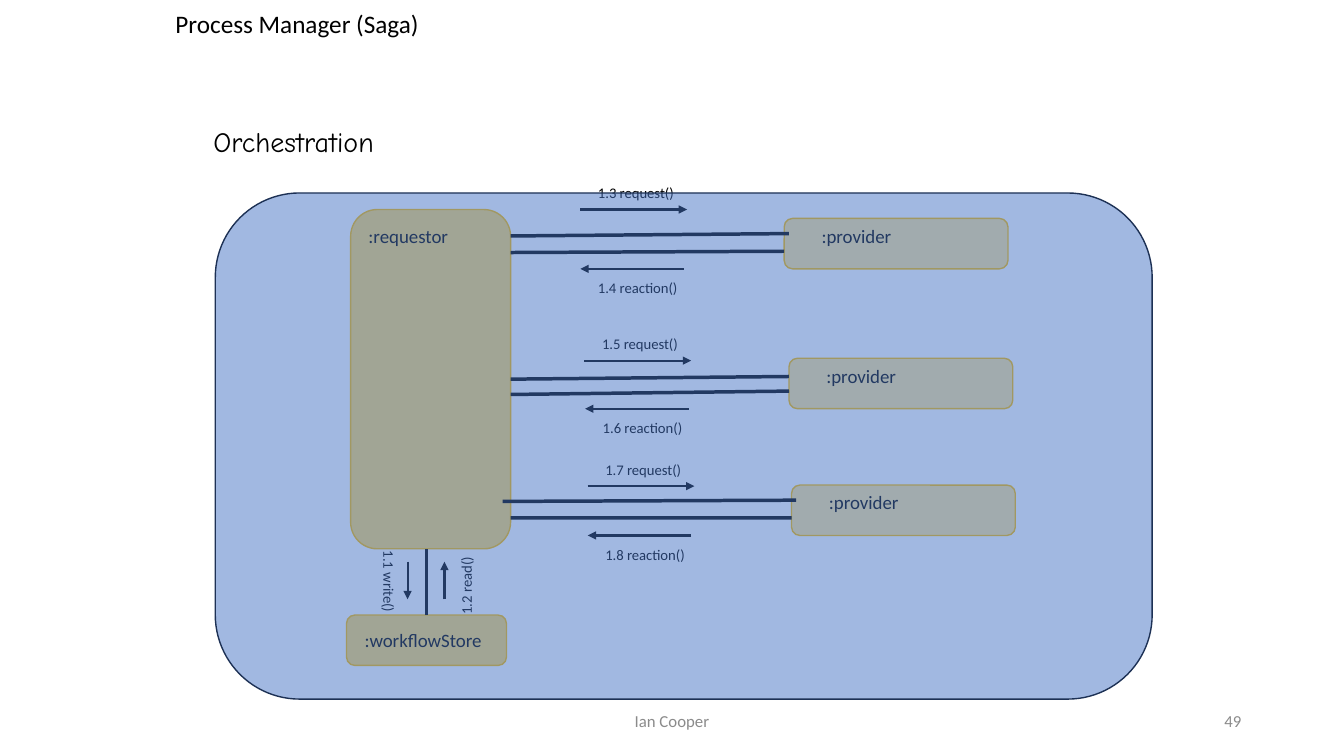
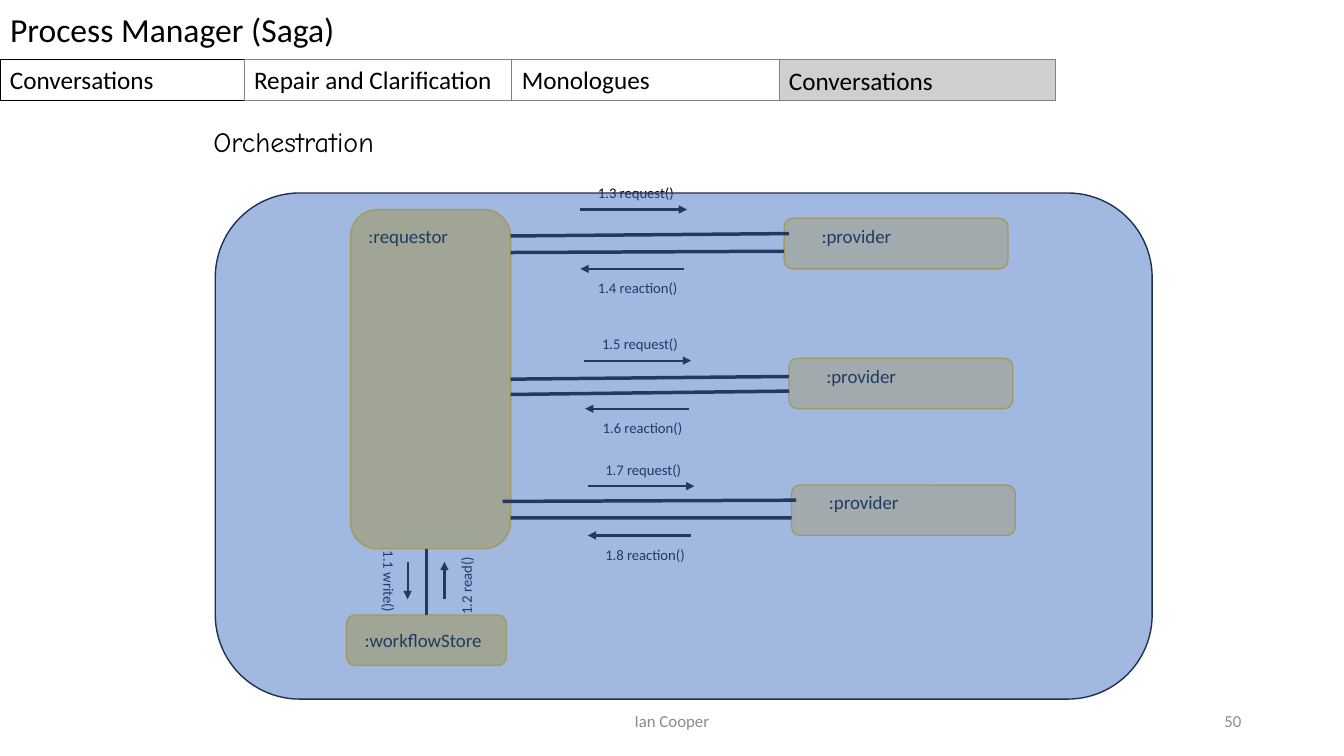
Before and after one commit to iancooper/Presentations, a slide deck: slide 50 of Conversation Patterns.pptx (slide 49 before the commit). Drawn at 1344x756 pixels with LibreOffice and Linux fonts; fonts in the diff are those of the drawing. Boxes give left, top, right and bottom in pixels: in the first picture for what was removed or moved away, otherwise in the second. Text is boxed around its words. In the diff, an @@ line names an element or a change of style, - is before the commit and + after.

```diff
--- a/Conversation Patterns.pptx
+++ b/Conversation Patterns.pptx
@@ text "Process Manager (Saga)": place and size @@
-text "Process Manager (Saga)" at box(175, 14, 418, 38)
+text "Process Manager (Saga)" at box(10, 17, 334, 48)
@@ text "Process Manager (Saga)" at box(10, 17, 334, 48): size 18 to 24 pt @@
@@ rectangle added at box(0, 59, 245, 100), fill #FFFFFF, outline #000000 0.75 pt, 18 pt, text #000000 @@
+Conversations
@@ rectangle added at box(244, 59, 512, 100), fill #FFFFFF, outline #808080 0.75 pt, 18 pt, text #000000 @@
+Repair and Clarification
@@ rectangle added at box(512, 59, 780, 100), fill #FFFFFF, outline #808080 0.75 pt, 18 pt, text #000000 @@
+Monologues
@@ rectangle added at box(779, 60, 1057, 101), fill #D0CECE, outline #808080 0.75 pt, 18 pt, text #000000 @@
+Conversations
@@ page number at box(1224, 716, 1241, 727): text changed @@
-49
+50
```
Also in this commit, not shown: 50 other slides changed, 1 slide added, 1 other file.
